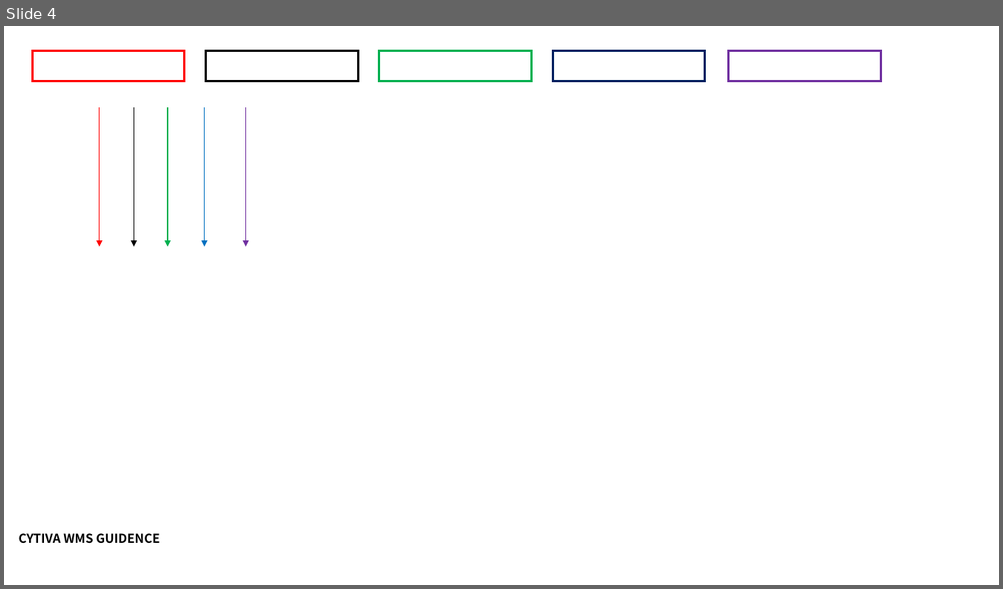
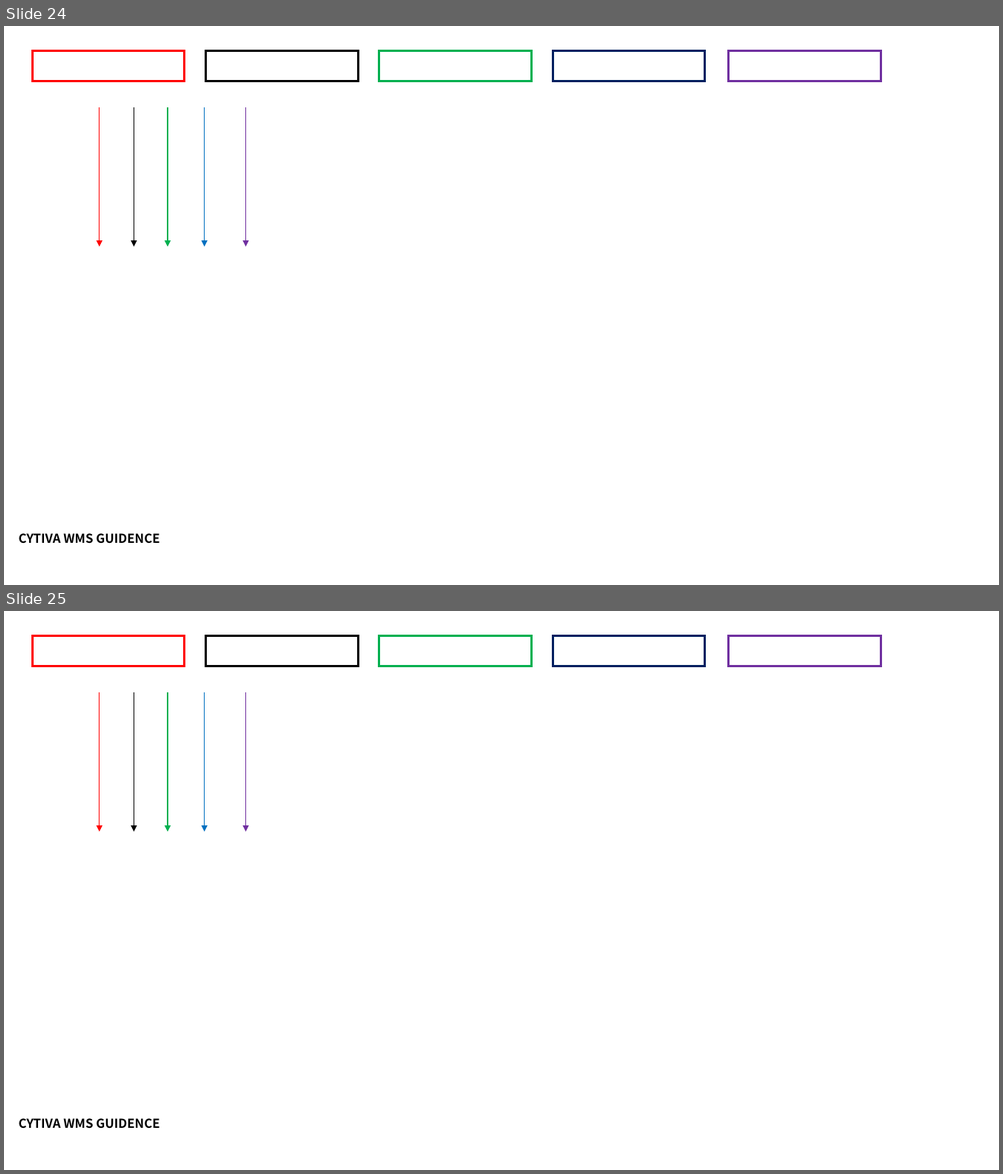
Before and after one commit to Themath93/warehouse-management-system, a slide deck: xlwings_job/cytiva_user_guide.pptx. Shown one above the other, each under a label of ours: slide 4 before the commit, slides 24 and 25 after it. The pictures are 1003x589 and 1003x1174 pixels, drawn with LibreOffice and Linux fonts; fonts in the diff are those of the drawing. Boxes give left, top, right and bottom in pixels: in the first picture for what was removed or moved away, otherwise in the second. Text is boxed around its words. In the diff, an @@ line names an element or a change of style, - is before the commit and + after.

```diff
--- a/xlwings_job/cytiva_user_guide.pptx
+++ b/xlwings_job/cytiva_user_guide.pptx
@@ slide 25 added at (4, 611, 999, 1170), background #FFFFFF @@
@@ rectangle added at (32, 635, 185, 667), outline #FF0000 2.25 pt @@
@@ rectangle added at (205, 635, 358, 667), outline #000000 2.25 pt @@
@@ rectangle added at (379, 635, 532, 667), outline #00B050 2.25 pt @@
@@ rectangle added at (552, 635, 705, 667), outline #002060 2.25 pt @@
@@ rectangle added at (728, 635, 881, 667), outline #7030A0 2.25 pt @@
@@ arrow added from (99, 692) to (99, 832), #FF0000 1 pt @@
@@ arrow added from (134, 692) to (134, 832), #000000 1 pt @@
@@ arrow added from (168, 692) to (168, 832), #00B050 1 pt @@
@@ arrow added from (205, 692) to (205, 832), #0070C0 1 pt @@
@@ arrow added from (246, 692) to (246, 832), #7030A0 1 pt @@
@@ text added at (19, 1119, 159, 1129), 12 pt, text #000000, bold @@
+CYTIVA WMS GUIDENCE
@@ what was slide 4 is now slide 24 @@
```
Also in this commit, not shown: 1 slide changed, 22 other slides added, 2 slides removed, 7 other files.
